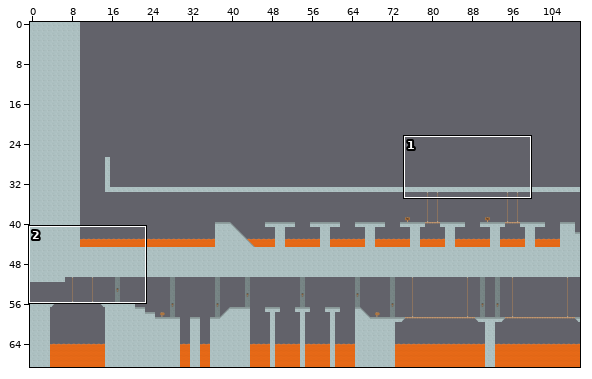
Two versions of a level (Tiled map, codigo/android/assets/data/maps/castle1.tmx). The first picture is a wide view before the edit; the outline marks the close-up.
Close-up. Old version:
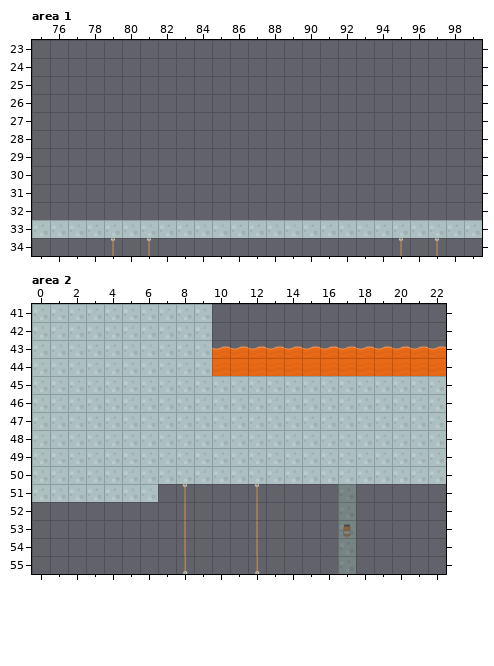
Cells are 64x64 px. Shown: area 1 x 75..99, y 23..34; area 2 x 0..22, y 41..55. The commit also changed other parts of the map, which this record leaves out.
After the commit:
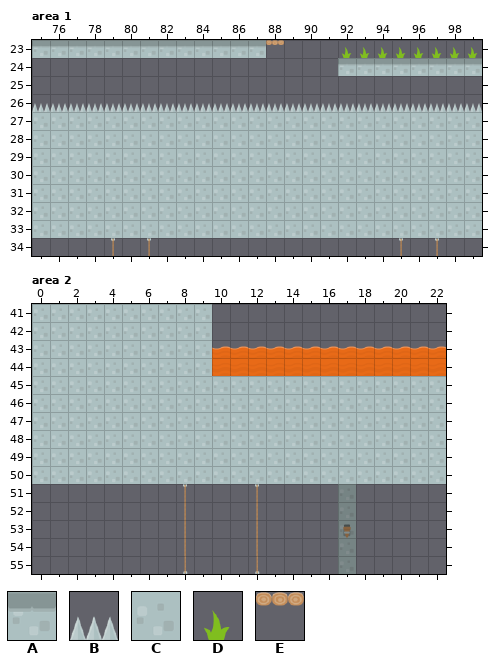
Key: from "tileset": A 11, B 14, C 51, D 65, E 79.
_ is an empty cell, . an unchanged one.
Diff:
--- layer "groundBack", area 1
@@ x 92..99 @@
-23 ________
+23 DDDDDDDD
--- layer "ground", area 1
@@ x 75..99 @@
-23 ______________...........
-24 .................________
+23 AAAAAAAAAAAAAE...........
+24 .................AAAAAAAA
@@ x 75..99 @@
-26 _________________________
-27 _________________________
-28 _________________________
-29 _________________________
-30 _________________________
-31 _________________________
-32 _________________________
+26 BBBBBBBBBBBBBBBBBBBBBBBBB
+27 CCCCCCCCCCCCCCCCCCCCCCCCC
+28 CCCCCCCCCCCCCCCCCCCCCCCCC
+29 CCCCCCCCCCCCCCCCCCCCCCCCC
+30 CCCCCCCCCCCCCCCCCCCCCCCCC
+31 CCCCCCCCCCCCCCCCCCCCCCCCC
+32 CCCCCCCCCCCCCCCCCCCCCCCCC
--- layer "ground", area 2
@@ x 0..6 @@
-51 CCCCCCC
+51 _______
Pixel boxes of the changes (left, top, right, bottom) in both close-ups:
added: (32, 40, 284, 58)
added: (338, 47, 482, 76)
added: (32, 103, 482, 220)
removed: (32, 484, 158, 502)
